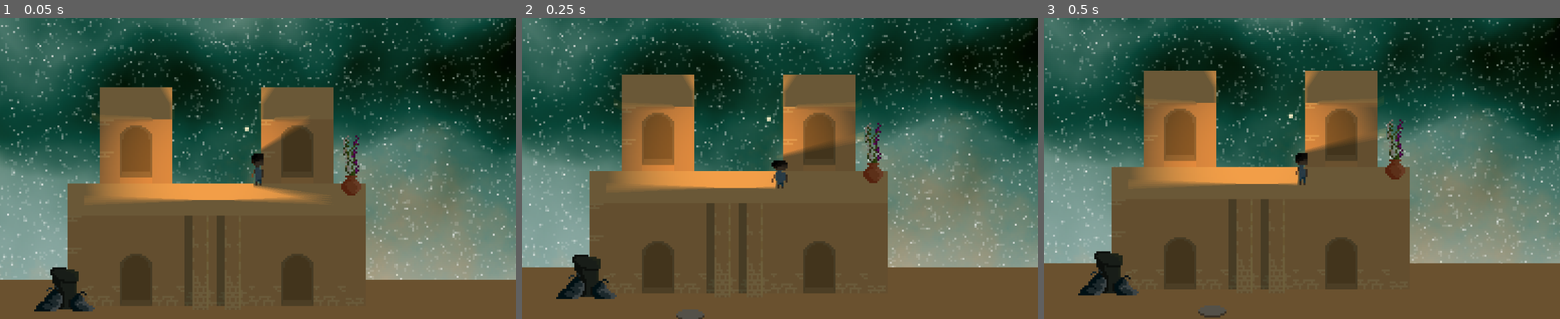
Above: before the commit, frames 1-3 (left to right).
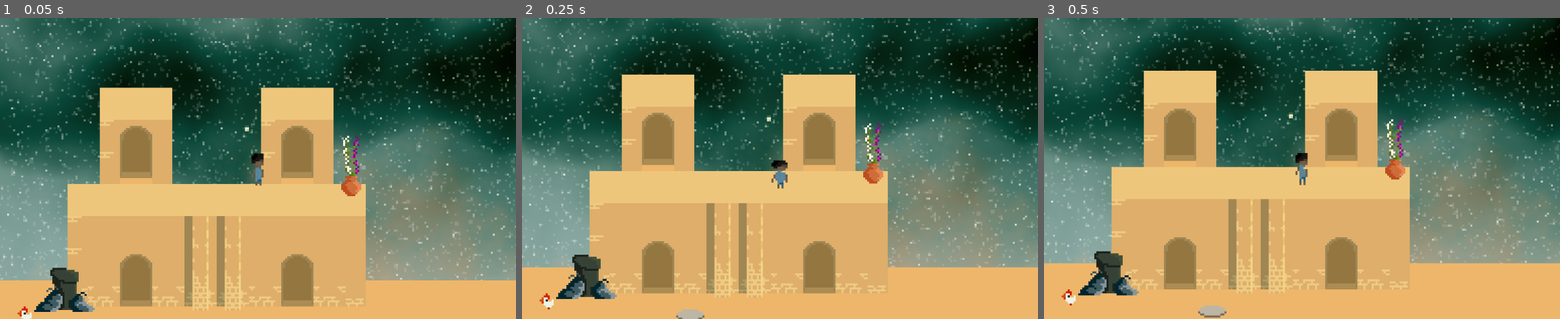
Above: after the commit, the same moments.

Repository: florian-rieder/ItsYourTurnToHide
Game: Godot game, scene res://village_day.tscn
Two runs of this game, one before a commit and one after it. Both use one fixed random seed, a clock stepped at 60 frames per second and the inputs below. The engine's default icon, where the game draws it, is replaced by a stand-in: a white triangle on a blue panel in a dark square.
Inputs:
- Up to frame 1 (0.05 s): no input
- Up to frame 2 (0.25 s): no input
- Up to frame 3 (0.5 s): no input

The runs differ from the first frame. In frame 1, 41% of the frame differs, in the area x 0-100%, y 22-100%; in frame 2, 45%; in frame 3, 46%, in the area x 0-100%, y 17-100%.

Commit message:
door bug?

Diff:
--- a/Door.tscn
+++ b/Door.tscn
@@ -1,10 +1,9 @@
-[gd_scene load_steps=4 format=2]
+[gd_scene load_steps=3 format=2]
 
-[ext_resource path="res://icon.png" type="Texture" id=1]
 [ext_resource path="res://Door.gd" type="Script" id=2]
 
 [sub_resource type="RectangleShape2D" id=1]
-extents = Vector2( 19.3041, 18.2572 )
+extents = Vector2( 13.8197, 14.0965 )
 
 [node name="Door" type="Position2D"]
 
@@ -13,10 +12,6 @@
 suffix = "1"
 other_suffix = "2"
 msg = "press e to TP"
-
-[node name="Sprite" type="Sprite" parent="Door1"]
-scale = Vector2( 0.619082, 0.609792 )
-texture = ExtResource( 1 )
 
 [node name="CollisionShape2D" type="CollisionShape2D" parent="Door1"]
 shape = SubResource( 1 )
@@ -27,10 +22,6 @@
 suffix = "2"
 msg = "Press e to TP"
 
-[node name="Sprite" type="Sprite" parent="Door2"]
-scale = Vector2( 0.619082, 0.609792 )
-texture = ExtResource( 1 )
-
 [node name="CollisionShape2D" type="CollisionShape2D" parent="Door2"]
 shape = SubResource( 1 )
 [connection signal="body_entered" from="Door1" to="Door1" method="_on_Door_body_entered"]
--- a/tilesets/background.tres
+++ b/tilesets/background.tres
@@ -70,3 +70,31 @@
 "shape_transform": Transform2D( 1, 0, 0, 1, 0, 0 )
 } ]
 2/z_index = 0
+3/name = "house1_wall"
+3/texture = ExtResource( 2 )
+3/tex_offset = Vector2( 0, 0 )
+3/modulate = Color( 1, 1, 1, 1 )
+3/region = Rect2( 48, 16, 16, 16 )
+3/tile_mode = 0
+3/occluder_offset = Vector2( 0, 0 )
+3/navigation_offset = Vector2( 0, 0 )
+3/shape_offset = Vector2( 0, 0 )
+3/shape_transform = Transform2D( 1, 0, 0, 1, 0, 0 )
+3/shape_one_way = false
+3/shape_one_way_margin = 0.0
+3/shapes = [  ]
+3/z_index = 0
+4/name = "house2_wall"
+4/texture = ExtResource( 2 )
+4/tex_offset = Vector2( 0, 0 )
+4/modulate = Color( 1, 1, 1, 1 )
+4/region = Rect2( 64, 96, 16, 16 )
+4/tile_mode = 0
+4/occluder_offset = Vector2( 0, 0 )
+4/navigation_offset = Vector2( 0, 0 )
+4/shape_offset = Vector2( 0, 0 )
+4/shape_transform = Transform2D( 1, 0, 0, 1, 0, 0 )
+4/shape_one_way = false
+4/shape_one_way_margin = 0.0
+4/shapes = [  ]
+4/z_index = 0
--- a/tilesets/game_space.tres
+++ b/tilesets/game_space.tres
@@ -177,3 +177,17 @@
 "shape_transform": Transform2D( 1, 0, 0, 1, 0, 0 )
 } ]
 2/z_index = 0
+3/name = "House tileset.png 3"
+3/texture = ExtResource( 1 )
+3/tex_offset = Vector2( 0, 0 )
+3/modulate = Color( 1, 1, 1, 1 )
+3/region = Rect2( 112, 16, 48, 48 )
+3/tile_mode = 0
+3/occluder_offset = Vector2( 0, 0 )
+3/navigation_offset = Vector2( 0, 0 )
+3/shape_offset = Vector2( 0, 0 )
+3/shape_transform = Transform2D( 1, 0, 0, 1, 0, 0 )
+3/shape_one_way = false
+3/shape_one_way_margin = 0.0
+3/shapes = [  ]
+3/z_index = 0
--- a/village_day.tscn
+++ b/village_day.tscn
@@ -15,6 +15,72 @@
 [ext_resource path="res://tilesets/foreground.tres" type="TileSet" id=13]
 [ext_resource path="res://Door.tscn" type="PackedScene" id=14]
 [ext_resource path="res://assets/Lights2pixel.png" type="Texture" id=15]
+[ext_resource path="res://assets/Picorage-Sheet.png" type="Texture" id=16]
+[ext_resource path="res://assets/Light3Pixel.png" type="Texture" id=17]
+
+[sub_resource type="AtlasTexture" id=7]
+atlas = ExtResource( 16 )
+region = Rect2( 0, 0, 16, 16 )
+
+[sub_resource type="AtlasTexture" id=8]
+atlas = ExtResource( 16 )
+region = Rect2( 16, 0, 16, 16 )
+
+[sub_resource type="AtlasTexture" id=9]
+atlas = ExtResource( 16 )
+region = Rect2( 32, 0, 16, 16 )
+
+[sub_resource type="AtlasTexture" id=10]
+atlas = ExtResource( 16 )
+region = Rect2( 48, 0, 16, 16 )
+
+[sub_resource type="AtlasTexture" id=11]
+atlas = ExtResource( 16 )
+region = Rect2( 64, 0, 16, 16 )
+
+[sub_resource type="AtlasTexture" id=12]
+atlas = ExtResource( 16 )
+region = Rect2( 80, 0, 16, 16 )
+
+[sub_resource type="AtlasTexture" id=13]
+atlas = ExtResource( 16 )
+region = Rect2( 96, 0, 16, 16 )
+
+[sub_resource type="AtlasTexture" id=14]
+atlas = ExtResource( 16 )
+region = Rect2( 112, 0, 16, 16 )
+
+[sub_resource type="AtlasTexture" id=15]
+atlas = ExtResource( 16 )
+region = Rect2( 128, 0, 16, 16 )
+
+[sub_resource type="AtlasTexture" id=16]
+atlas = ExtResource( 16 )
+region = Rect2( 144, 0, 16, 16 )
+
+[sub_resource type="AtlasTexture" id=17]
+atlas = ExtResource( 16 )
+region = Rect2( 160, 0, 16, 16 )
+
+[sub_resource type="AtlasTexture" id=18]
+atlas = ExtResource( 16 )
+region = Rect2( 176, 0, 16, 16 )
+
+[sub_resource type="AtlasTexture" id=19]
+atlas = ExtResource( 16 )
+region = Rect2( 192, 0, 16, 16 )
+
+[sub_resource type="AtlasTexture" id=20]
+atlas = ExtResource( 16 )
+region = Rect2( 208, 0, 16, 16 )
+
+[sub_resource type="SpriteFrames" id=21]
+animations = [ {
+"frames": [ SubResource( 7 ), SubResource( 8 ), SubResource( 9 ), SubResource( 10 ), SubResource( 11 ), SubResource( 12 ), SubResource( 13 ), SubResource( 14 ), SubResource( 15 ), SubResource( 16 ), SubResource( 17 ), SubResource( 18 ), SubResource( 19 ), SubResource( 20 ) ],
+"loop": true,
+"name": "picorage",
+"speed": 5.0
+} ]
 
 [sub_resource type="DynamicFont" id=6]
 size = 32
@@ -23,6 +89,16 @@
 [node name="Main" type="Node2D"]
 
 [node name="Terrain" type="Node2D" parent="."]
+
+[node name="ParallaxBackground" type="ParallaxBackground" parent="Terrain"]
+script = ExtResource( 1 )
+player = NodePath("../Entities/Player")
+_background = NodePath("ParallaxLayer/Sprite")
+
+[node name="ParallaxLayer" type="ParallaxLayer" parent="Terrain/ParallaxBackground"]
+
+[node name="Sprite" type="Sprite" parent="Terrain/ParallaxBackground/ParallaxLayer"]
+texture = ExtResource( 2 )
 
 [node name="Background" type="TileMap" parent="Terrain"]
 tile_set = ExtResource( 4 )
@@ -35,7 +111,7 @@
 tile_set = ExtResource( 5 )
 cell_size = Vector2( 16, 16 )
 format = 1
-tile_data = PoolIntArray( 0, 1, 5, 1, 1, 1, 2, 1, 0, 3, 1, 1, 4, 1, 3, 65536, 1, 65541, 65537, 1, 131076, 65538, 1, 65536, 65539, 1, 131076, 65540, 1, 131075, 65549, 0, 0, 65550, 0, 1, 65551, 0, 2, 65554, 0, 0, 65555, 0, 1, 65556, 0, 2, 131072, 1, 131077, 131073, 1, 131076, 131074, 1, 131072, 131075, 1, 131076, 131076, 1, 131075, 131085, 0, 65536, 131086, 0, 65537, 131087, 0, 65538, 131090, 0, 65536, 131091, 0, 65537, 131092, 0, 65538, 196608, 1, 131077, 196609, 1, 131076, 196610, 1, 196612, 196611, 1, 131076, 196612, 1, 196611, 196613, 1, 0, 196614, 1, 2, 196615, 1, …(6485 unchanged characters)…
+tile_data = PoolIntArray( 0, 1, 5, 1, 1, 2, 2, 1, 2, 3, 1, 2, 4, 1, 2, 5, 1, 0, 6, 1, 2, 7, 1, 0, 8, 1, 3, 65536, 1, 65541, 65537, 1, 131076, 65538, 1, 4, 65539, 1, 131076, 65540, 1, 131076, 65541, 1, 196612, 65542, 1, 65542, 65543, 1, 196612, 65544, 1, 131075, 65549, 0, 0, 65550, 0, 1, 65551, 0, 2, 65554, 0, 0, 65555, 0, 1, 65556, 0, 2, 131072, 1, 131077, 131073, 1, 131076, 131074, 1, 131072, 131075, 1, 131076, 131076, 1, 131076, 131077, 1, 196612, 131078, 1, 131078, 131079, 1, 196612, 131080, 1, 131075, 131085, 0, 65536, 131086, 0, 65537, 131087, 0, 65538, 131090, 0, 65536, 131091, 0, 65537, 131092, 0, 65538, 196608, 1, 131077, 196609, 1, 131076, 196610, 1, 196612, 196611, 1, 131076, 196612, 1, 131076, 196613, 1, 0, 196614, 1, 2, 196615, 1, …(6485 unchanged characters)…
 
 [node name="Door" parent="Terrain/GameSpace" instance=ExtResource( 14 )]
 position = Vector2( 232.193, 111.14 )
@@ -44,16 +120,10 @@
 position = Vector2( -0.210236, 2.17357 )
 scale = Vector2( 0.382436, 0.640428 )
 
-[node name="Sprite" parent="Terrain/GameSpace/Door/Door1" index="0"]
-visible = false
-
 [node name="Door2" parent="Terrain/GameSpace/Door" index="1"]
 position = Vector2( 0.222595, -59.6041 )
 scale = Vector2( -0.388118, 0.678656 )
 
-[node name="Sprite" parent="Terrain/GameSpace/Door/Door2" index="0"]
-visible = false
-
 [node name="Door2" parent="Terrain/GameSpace" instance=ExtResource( 14 )]
 position = Vector2( 312.096, 111.14 )
 
@@ -61,19 +131,49 @@
 position = Vector2( -0.210236, 2.17357 )
 scale = Vector2( 0.382436, 0.640428 )
 
-[node name="Sprite" parent="Terrain/GameSpace/Door2/Door1" index="0"]
-visible = false
-
 [node name="Door2" parent="Terrain/GameSpace/Door2" index="1"]
 position = Vector2( 0.222595, -59.6041 )
 scale = Vector2( -0.388118, 0.678656 )
 
-[node name="Sprite" parent="Terrain/GameSpace/Door2/Door2" index="0"]
-visible = false
-
-[node name="Player" parent="Terrain" instance=ExtResource( 3 )]
-position = Vector2( 292.435, 56.4593 )
+[node name="Door3" parent="Terrain/GameSpace" instance=ExtResource( 14 )]
+position = Vector2( 104.496, 50.4728 )
+
+[node name="Door1" parent="Terrain/GameSpace/Door3" index="0"]
+position = Vector2( -40.868, 59.2642 )
+
+[node name="CollisionShape2D" parent="Terrain/GameSpace/Door3/Door1" index="0"]
+position = Vector2( 0, -0.280617 )
+
+[node name="Door2" parent="Terrain/GameSpace/Door3" index="1"]
+position = Vector2( 0.0123596, -16.8202 )
+
+[node name="Entities" type="YSort" parent="Terrain"]
+position = Vector2( -43, 2.5 )
+
+[node name="Chicken" type="AnimatedSprite" parent="Terrain/Entities"]
+position = Vector2( 218.267, 122.478 )
+frames = SubResource( 21 )
+animation = "picorage"
+frame = 4
+playing = true
+offset = Vector2( 2, 0 )
+
+[node name="Chicken2" type="AnimatedSprite" parent="Terrain/Entities"]
+position = Vector2( 192.168, 118.637 )
+frames = SubResource( 21 )
+animation = "picorage"
+frame = 4
+playing = true
+flip_h = true
+
+[node name="Player" parent="Terrain/Entities" instance=ExtResource( 3 )]
+position = Vector2( 335.435, 53.7366 )
 speed = Vector2( 200, 350 )
+
+[node name="NPCDialog" type="Node2D" parent="Terrain/Entities"]
+position = Vector2( 22.181, 111.849 )
+
+[node name="Sprite" type="Sprite" parent="Terrain/Entities/NPCDialog"]
 
 [node name="Foreground" type="TileMap" parent="Terrain"]
 tile_set = ExtResource( 13 )
@@ -95,6 +195,7 @@
 msg = "Hide (E)"
 
 [node name="Light2D" type="Light2D" parent="Terrain"]
+visible = false
 position = Vector2( 57.0422, 135.393 )
 texture = ExtResource( 12 )
 color = Color( 0.960784, 0.592157, 0.235294, 1 )
@@ -104,7 +205,19 @@
 shadow_filter = 2
 shadow_filter_smooth = 18.6
 
+[node name="Light2D3" type="Light2D" parent="Terrain"]
+visible = false
+position = Vector2( 110.617, 31.4182 )
+texture = ExtResource( 17 )
+color = Color( 0.784314, 0.203922, 0.705882, 1 )
+energy = 0.7
+shadow_enabled = true
+shadow_gradient_length = 15.0
+shadow_filter = 2
+shadow_filter_smooth = 18.6
+
 [node name="Light2D2" type="Light2D" parent="Terrain"]
+visible = false
 position = Vector2( 270.103, 61.9234 )
 texture = ExtResource( 15 )
 color = Color( 0.960784, 0.592157, 0.235294, 1 )
@@ -114,18 +227,7 @@
 shadow_filter = 2
 shadow_filter_smooth = 18.6
 
-[node name="ParallaxBackground" type="ParallaxBackground" parent="."]
-script = ExtResource( 1 )
-player = NodePath("../Terrain/Player")
-_background = NodePath("ParallaxLayer/Sprite")
-
-[node name="ParallaxLayer" type="ParallaxLayer" parent="ParallaxBackground"]
-
-[node name="Sprite" type="Sprite" parent="ParallaxBackground/ParallaxLayer"]
-texture = ExtResource( 2 )
-
 [node name="CanvasModulate" type="CanvasModulate" parent="."]
-color = Color( 0.447059, 0.447059, 0.447059, 1 )
 
 [node name="CanvasLayer" type="CanvasLayer" parent="."]
 
@@ -169,3 +271,5 @@
 [editable path="Terrain/GameSpace/Door"]
 
 [editable path="Terrain/GameSpace/Door2"]
+
+[editable path="Terrain/GameSpace/Door3"]
Not shown, added: assets/ForegroundTilemap.png.import
Not shown, added: assets/Light3Pixel.png.import
Not shown, added: assets/Picorage-Sheet.png.import
Not shown, added: assets/PouleAnim JUmp-Sheet.png.import
Not shown: 1 places in village_day.tscn that only renumber resources
